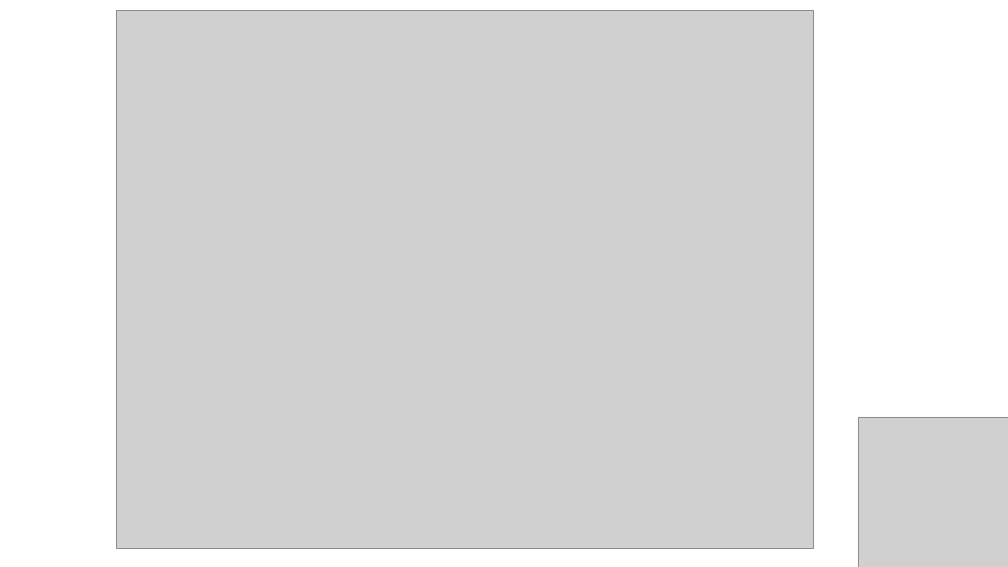
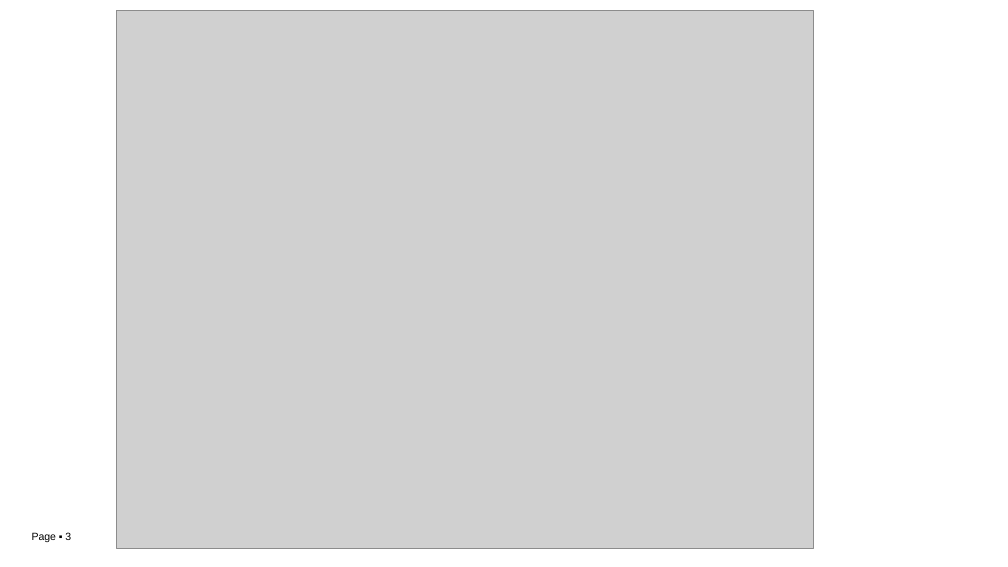
Before and after one commit to luanft/web-feedback-system, a slide deck: slide 3 of Document/slide/Database.pptx. Drawn at 1008x567 pixels with LibreOffice and Linux fonts; fonts in the diff are those of the drawing; grey boxes stand for pictures; background and template pictures are left out. Boxes give left, top, right and bottom in pixels: in the first picture for what was removed or moved away, otherwise in the second. Text is boxed around its words. In the diff, an @@ line names an element or a change of style, - is before the commit and + after.

```diff
--- a/Document/slide/Database.pptx
+++ b/Document/slide/Database.pptx
@@ picture removed at (858, 417, 1008, 567) @@
@@ page number added at (32, 532, 71, 542), 10 pt, text #000000 @@
+Page ▪ 3
```
Also in this commit, not shown: 3 other slides changed, 4 slides added.
